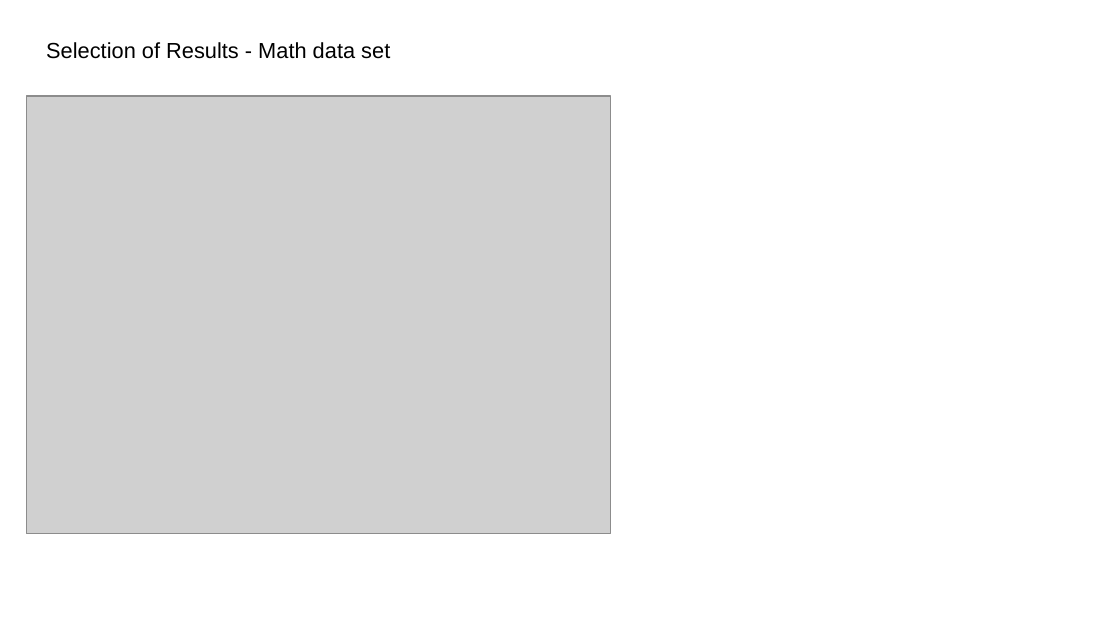
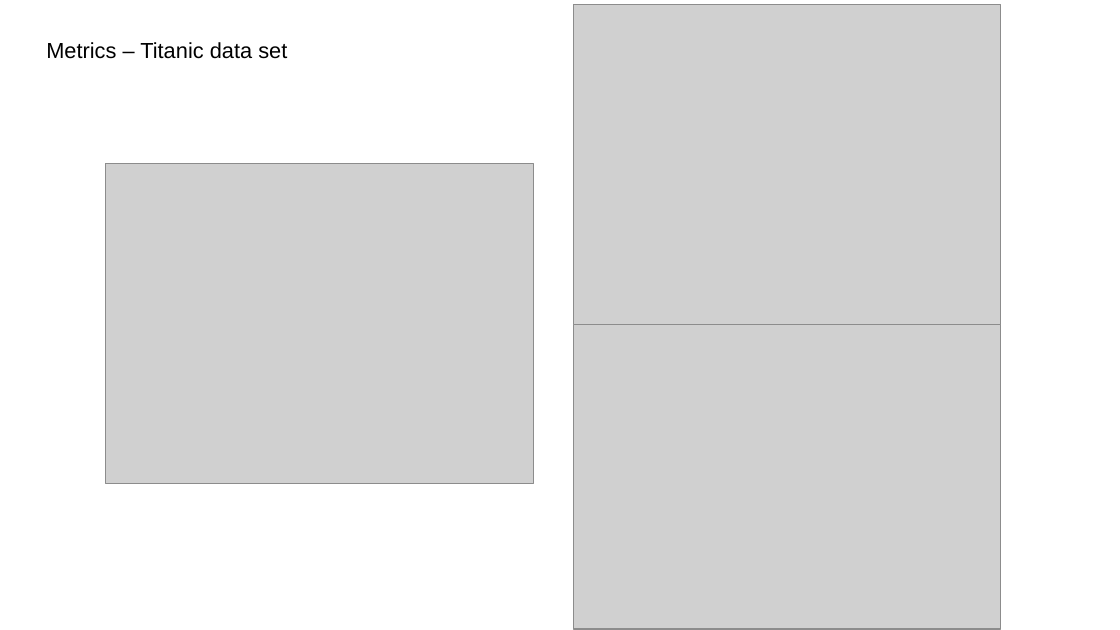
Before and after one commit to fambrogi/MachineLearning, a slide deck: slide 15 of ex_3/Slides_ML_3.pptx (slide 17 before the commit). Drawn at 1120x630 pixels with LibreOffice and Linux fonts; fonts in the diff are those of the drawing; grey boxes stand for pictures. Boxes give left, top, right and bottom in pixels: in the first picture for what was removed or moved away, otherwise in the second. Text is boxed around its words. In the diff, an @@ line names an element or a change of style, - is before the commit and + after.

Commit message:
Added results to presentation

```diff
--- a/ex_3/Slides_ML_3.pptx
+++ b/ex_3/Slides_ML_3.pptx
@@ picture added at box(573, 4, 1001, 325) @@
@@ text at box(46, 42, 287, 59): text changed @@
-Selection of Results - Math data set
+Metrics – Titanic data set
@@ picture: place and size @@
-picture at box(27, 96, 610, 534)
+picture at box(105, 164, 533, 484)
@@ picture added at box(573, 309, 1001, 629) @@
```
Also in this commit, not shown: 7 slides added, 5 slides removed, 16 other files.
